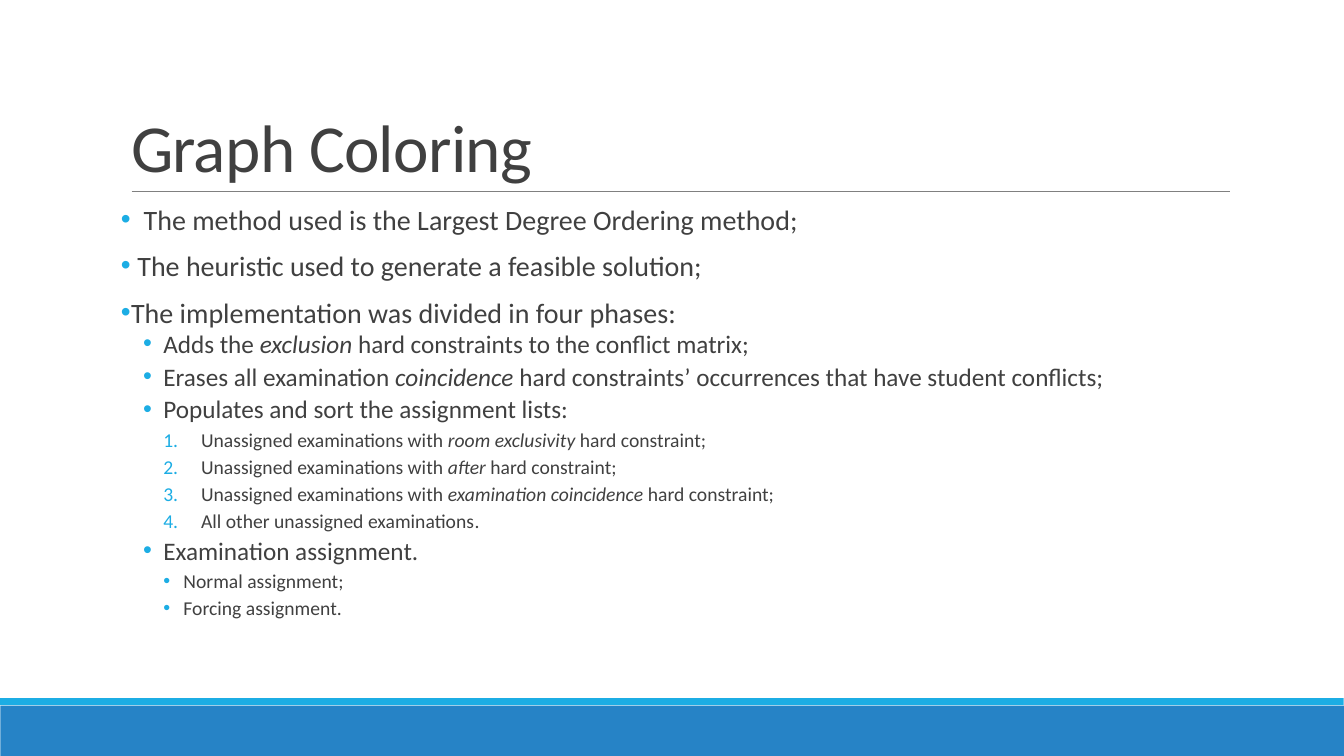
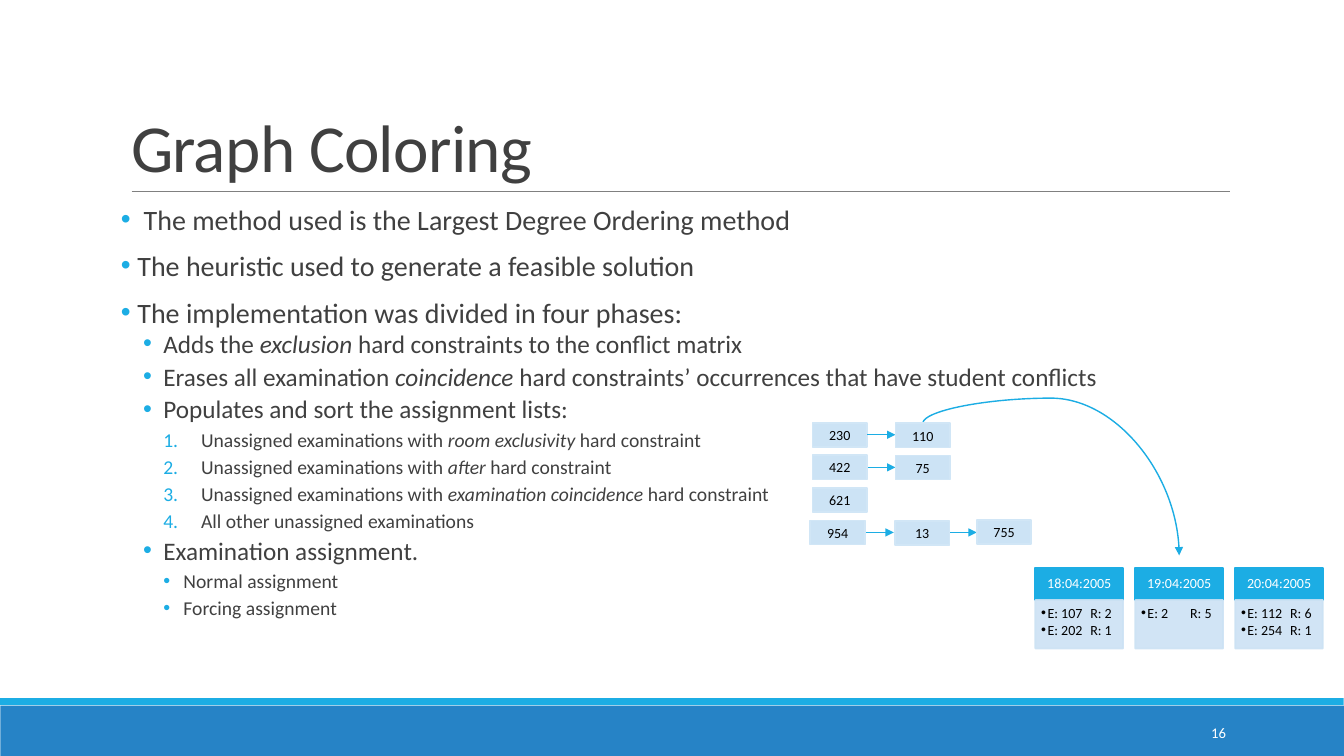
Before and after one commit to devilsdante/isel-examtimetabling-2014-2015, a slide deck: slide 16 of doc/Apresentação Oral/Examination Timetabling Automation using Hybrid Meta-heuristics.pptx (slide 22 before the commit). Drawn at 1344x756 pixels with LibreOffice and Linux fonts; fonts in the diff are those of the drawing. Boxes give left, top, right and bottom in pixels: in the first picture for what was removed or moved away, otherwise in the second. Text is boxed around its words. In the diff, an @@ line names an element or a change of style, - is before the commit and + after.

```diff
--- a/doc/Apresentação Oral/Examination Timetabling Automation using Hybrid Meta-heuristics.pptx
+++ b/doc/Apresentação Oral/Examination Timetabling Automation using Hybrid Meta-heuristics.pptx
@@ text at (137,210,790,281): text changed @@
-• The method used is the Largest Degree Ordering method;
-• The heuristic used to generate a feasible solution;
+• The method used is the Largest Degree Ordering method
+• The heuristic used to generate a feasible solution
@@ text at (163,335,1097,386): text changed @@
-  • Adds the exclusion hard constraints to the conflict matrix;
-  • Erases all examination coincidence hard constraints’ occurrences that have student conflicts;
+  • Adds the exclusion hard constraints to the conflict matrix
+  • Erases all examination coincidence hard constraints’ occurrences that have student conflicts
@@ curved arrow added from (923, 423) to (1180, 556), #1CADE4 1 pt @@
@@ text at (201,433,769,532): text changed @@
-    1. Unassigned examinations with room exclusivity hard constraint;
-    2. Unassigned examinations with after hard constraint;
-    3. Unassigned examinations with examination coincidence hard constraint;
-    4. All other unassigned examinations.
+    1. Unassigned examinations with room exclusivity hard constraint
+    2. Unassigned examinations with after hard constraint
+    3. Unassigned examinations with examination coincidence hard constraint
+    4. All other unassigned examinations
@@ rectangle added at (813,422,867,447), fill #CCE3F5, outline #D1E6F6 1.25 pt, 10 pt, text #000000 @@
+230
@@ arrow added from (867, 435) to (895, 435), #1CADE4 1 pt @@
@@ rectangle added at (895,423,950,448), fill #CCE3F5, outline #D1E6F6 1.25 pt, 10 pt, text #000000 @@
+110
@@ rectangle added at (813,456,867,480), fill #CCE3F5, outline #D1E6F6 1.25 pt, 10 pt, text #000000 @@
+422
@@ arrow added from (867, 468) to (895, 468), #1CADE4 1 pt @@
@@ rectangle added at (895,456,950,480), fill #CCE3F5, outline #D1E6F6 1.25 pt, 10 pt, text #000000 @@
+75
@@ rectangle added at (813,488,867,512), fill #CCE3F5, outline #D1E6F6 1.25 pt, 10 pt, text #000000 @@
+621
@@ rectangle added at (811,520,865,544), fill #CCE3F5, outline #D1E6F6 1.25 pt, 10 pt, text #000000 @@
+954
@@ arrow added from (866, 532) to (894, 532), #1CADE4 1 pt @@
@@ rectangle added at (895,521,950,545), fill #CCE3F5, outline #D1E6F6 1.25 pt, 10 pt, text #000000 @@
+13
@@ arrow added from (949, 532) to (977, 532), #1CADE4 1 pt @@
@@ rectangle added at (977,520,1031,544), fill #CCE3F5, outline #D1E6F6 1.25 pt, 10 pt, text #000000 @@
+755
@@ text at (183,574,338,619): text changed @@
-    • Normal assignment;
-    • Forcing assignment.
+    • Normal assignment
+    • Forcing assignment
@@ group added at (1035,569,1323,648): 6 rectangles, 6 texts @@
+18:04:2005
+  •• E: 107 R: 2
+  •• E: 202 R: 1
+19:04:2005
+  •• E: 2 R: 5
+20:04:2005
+  •• E: 112 R: 6
+  •• E: 254 R: 1
@@ page number added at (1211,728,1226,738), 10.5 pt, text #FFFFFF @@
+16
```
Also in this commit, not shown: 20 other slides changed, 2 slides added, 9 slides removed, 14 other files.
